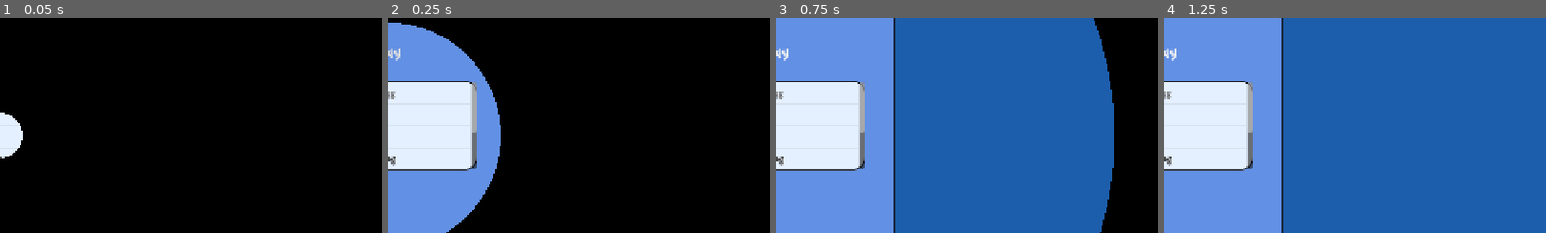
Above: before the commit, frames 1-4 (left to right).
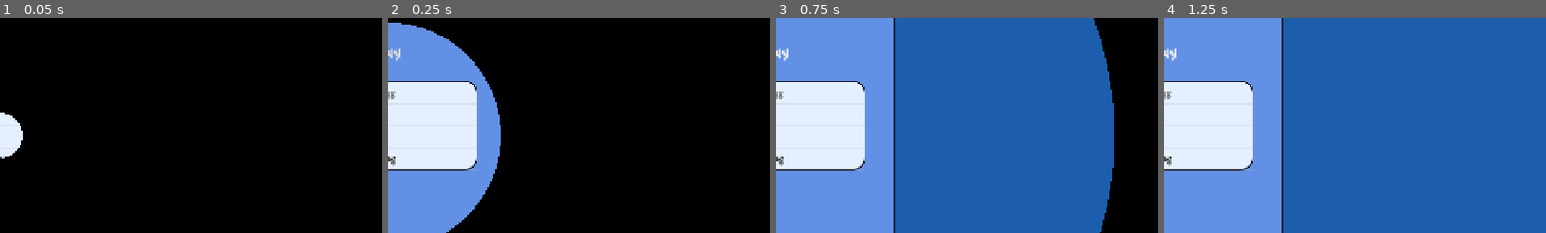
Above: after the commit, the same moments.

Repository: Haydara1/Heads-Up
Game: Godot game, scene res://scenes/connected_lobby.tscn
The game is run twice, just before and just after one commit, with the same random seed, the same clock (stepped at 60 frames per second) and the same inputs. This scene is started directly instead of the project's main scene.
Inputs:
- Up to frame 1 (0.05 s): no input
- Up to frame 2 (0.25 s): no input
- Up to frame 3 (0.75 s): click "Play" at 0.5 s
- Up to frame 4 (1.25 s): no input
The pictures show only the part of the screen within x 50-100%, y 23-73%; the shares and areas given below are measured in that part.

Frame 1 is identical in both runs. In frame 2, 0.7% of the frame differs, in the area x 21-24%, y 29-71%; in frame 3, 0.7%; in frame 4, 0.7%.

Commit message:
Removed scrollbar from item list

Diff:
--- a/scripts/connected_lobby.gd
+++ b/scripts/connected_lobby.gd
@@ -18,7 +18,11 @@
 
 	circleTransition.visible = true
 
-	pack_list.get_v_scroll_bar().visible = false # Hides the vertical scroll bar.
+	var scrollbar = pack_list.get_v_scroll_bar()
+	scrollbar.add_theme_stylebox_override("scroll", StyleBoxEmpty.new())
+	scrollbar.add_theme_stylebox_override("grabber", StyleBoxEmpty.new())
+	scrollbar.add_theme_stylebox_override("grabber_highlight", StyleBoxEmpty.new())
+	scrollbar.add_theme_stylebox_override("grabber_pressed", StyleBoxEmpty.new())
 
 	# Wait until the GameManager has loaded the packs.
 	if GameManager.packs.is_empty():
